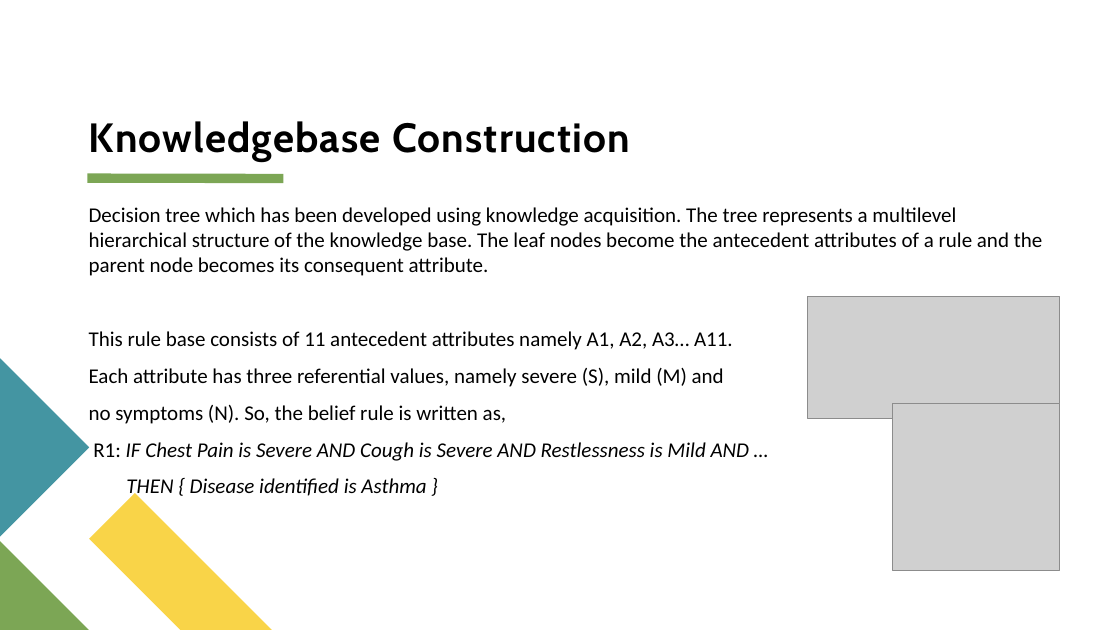
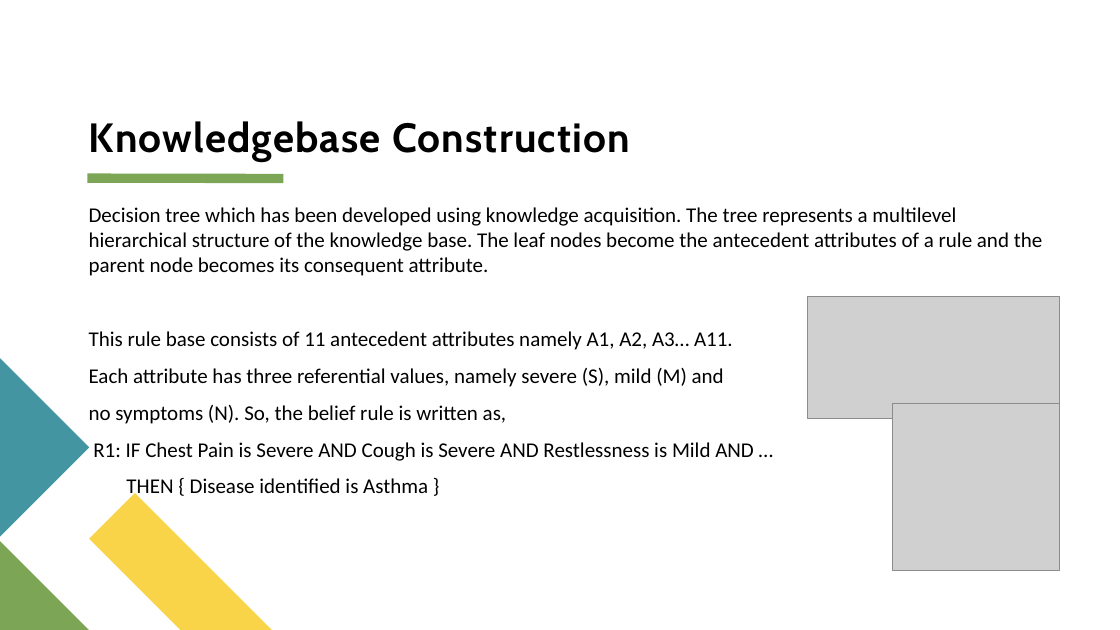
Before and after one commit to TVaibhavi/KES-Disease-Prognosis, a slide deck: slide 8 of Project Documents/Disease Prognosis Expert System.pptx. Drawn at 1120x630 pixels with LibreOffice and Linux fonts; fonts in the diff are those of the drawing; grey boxes stand for pictures. Boxes give left, top, right and bottom in pixels: in the first picture for what was removed or moved away, otherwise in the second. Text is boxed around its words. In the diff, an @@ line names an element or a change of style, - is before the commit and + after.

```diff
--- a/Project Documents/Disease Prognosis Expert System.pptx
+++ b/Project Documents/Disease Prognosis Expert System.pptx
@@ text at box(93, 442, 754, 500): italic off in "IF Chest Pain is Severe AND Cough ...", "THEN { Disease identified is Asthma }" @@
```
Also in this commit, not shown: 1 other slide changed.
